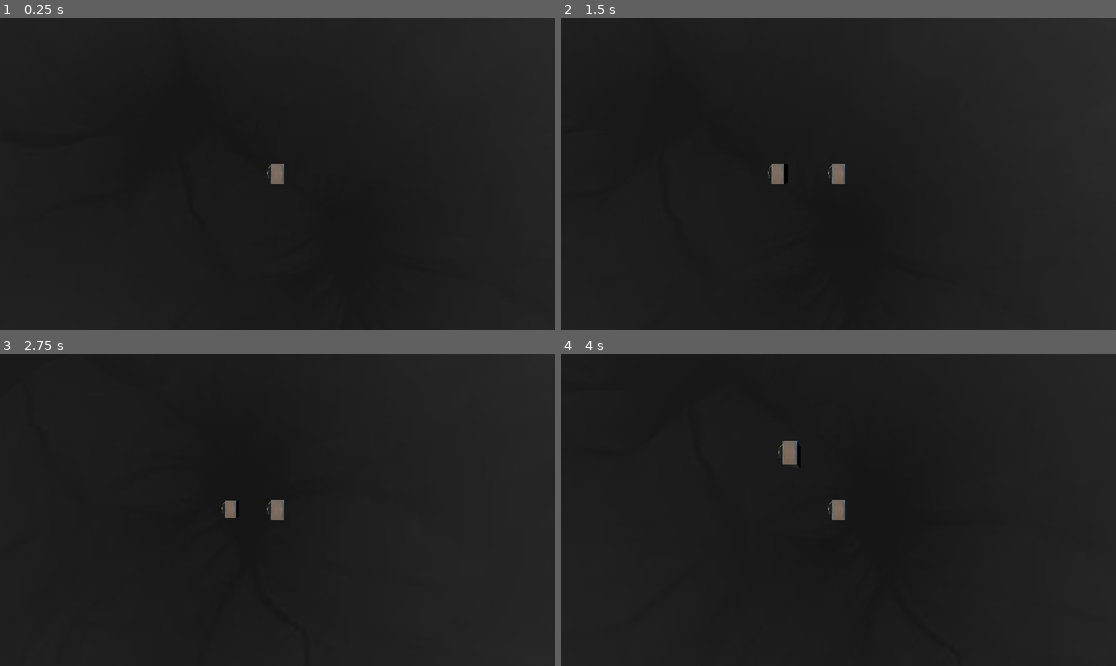
Above: before the commit, frames 1-4 (two rows, left to right).
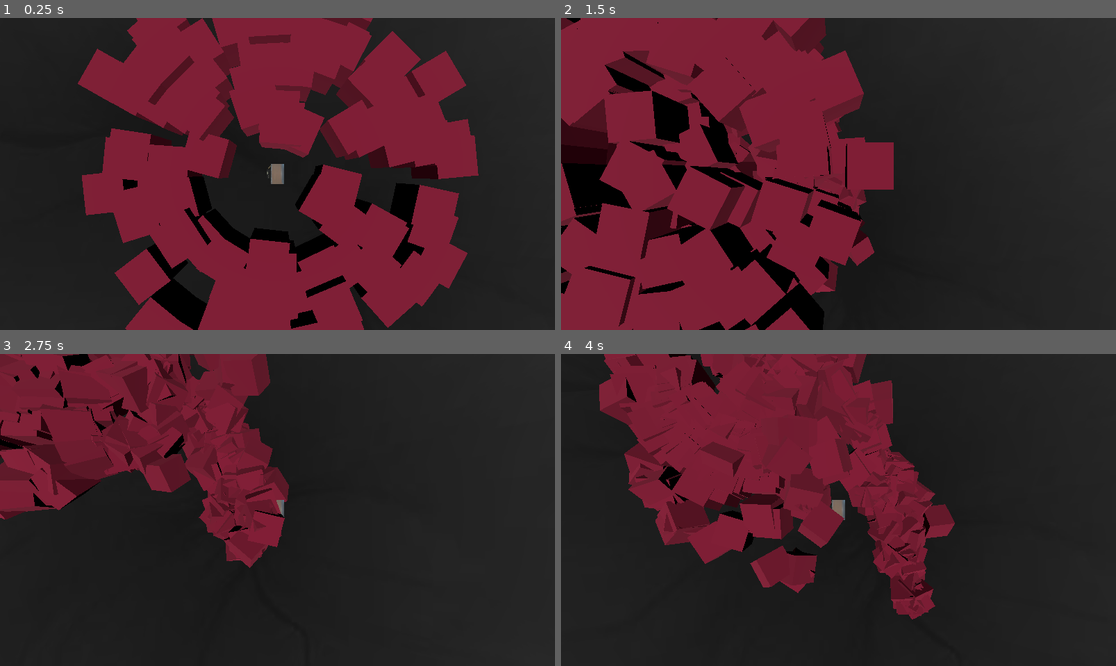
Above: after the commit, the same moments.

Repository: TagDBack/TDB-STB
Game: Godot game, scene res://scenes/levels/level1.tscn
The game is run twice, just before and just after one commit, with the same random seed, the same clock (stepped at 60 frames per second) and the same inputs.
Inputs (mouse positions are in pixels of both pictures, inside the frame that each line leads up to):
- Up to frame 1 (0.25 s): no input
- Up to frame 2 (1.5 s): move the mouse to (960, 158) at 0.52 s; hold D (move_right) 0.53-1.28 s; right-click (960, 158) at 0.6 s; move the mouse to (727, 189) at 1.27 s; hold S (move_down) from 1.28 s (still down); right-click (727, 189) at 1.35 s
- Up to frame 3 (2.75 s): move the mouse to (333, 441) at 2.02 s; release S (move_down) at 2.03 s; hold D (move_right) from 2.03 s (still down); hold Alt (move_slide) from 2.03 s (still down); right-click (333, 441) at 2.3 s
- Up to frame 4 (4 s): move the mouse to (810, 572) at 2.77 s; release D (move_right) at 2.78 s; release Alt (move_slide) at 2.78 s; hold W (move_up) 2.78-3.53 s; tap Shift (move_sprint) at 2.85 s; right-click (810, 572) at 3.05 s; move the mouse to (1005, 556) at 3.52 s; hold A (move_left) from 3.53 s (still down); right-click (1005, 556) at 3.6 s

The runs differ from the first frame. In frame 1, 50% of the frame differs, in the area x 14-87%, y 0-100%; in frame 2, 50%; in frame 3, 24%; in frame 4, 32%.

Commit message:
Integrate weapon, character, and enemy

Diff:
--- a/scenes/entities/test-entity.tscn
+++ b/scenes/entities/test-entity.tscn
@@ -1,7 +1,8 @@
-[gd_scene load_steps=4 format=3 uid="uid://og50iljiyo3u"]
+[gd_scene load_steps=5 format=3 uid="uid://og50iljiyo3u"]
 
-[ext_resource type="PackedScene" uid="uid://jj3g4xpldjeo" path="res://assets/objects/3d/Test-tv/scene.gltf" id="1"]
+[ext_resource type="PackedScene" uid="uid://lwpqpcomo7ls" path="res://assets/objects/3d/Test-tv/scene.gltf" id="1"]
 [ext_resource type="Script" path="res://scripts/test-entity.gd" id="2"]
+[ext_resource type="PackedScene" uid="uid://c8o5kwnn5dlyr" path="res://scenes/entities/melee-weapon/test-melee-weapon.tscn" id="3_p6osh"]
 
 [sub_resource type="SphereShape3D" id="1"]
 
@@ -27,4 +28,6 @@
 [node name="DDT" type="Timer" parent="."]
 wait_time = 0.5
 
+[node name="test-melee-weapon" parent="." instance=ExtResource("3_p6osh")]
+
 [connection signal="timeout" from="DDT" to="." method="_on_ddt_timeout"]
--- a/scripts/melee-weapon.gd
+++ b/scripts/melee-weapon.gd
@@ -32,7 +32,8 @@
 		combo2.stop()
 		cooldown.start()
 	elif Input.is_action_just_pressed("action_melee") and cooldown.is_stopped():
-		self.visible = true
+		change_visibility(true)
+		#self.visible = true
 		is_rotating = true
 		rotate_to = Basis(Vector3.DOWN, deg_to_rad(120)) * self.transform.basis
 		combo1.start()
@@ -41,9 +42,17 @@
 
 func _on_cooldown_timeout():
 	self.transform = origin_rotation
-	self.visible = false
+	change_visibility(false)
+	#self.visible = false
 	is_rotating = false
 
+func change_visibility(trufals):
+	self.visible = trufals
+	self.get_node("Area3D").monitoring = trufals
+
+
 func _enemy_on_body_entered(body_entered):
-	if body_entered.is_class("enemy"):
-		body_entered.damaged(damage)
+	print('masuk')
+	if body_entered is enemy:
+		print("kena")
+		body_entered.take_damage(damage)
--- a/scripts/spawner.gd
+++ b/scripts/spawner.gd
@@ -6,7 +6,7 @@
 @export var delay_batch_spawn = 0.1
 @export var min_radius = 0
 @export var max_radius = 5
-@export var origin = Vector3(0, 0, 0)
+@export var origin = Vector3(0, 10, 0)
 
 func _ready():
 	randomize()
--- a/scripts/test-enemy.gd
+++ b/scripts/test-enemy.gd
@@ -1,4 +1,6 @@
 extends RigidBody3D
+
+class_name enemy
 
 @export var health = 10
 @export var armor = 0
Not shown: 1 places in scenes/entities/drops/test-drop-currency.tscn that only renumber resources
Not shown: 1 places in scenes/entities/melee-weapon/test-melee-weapon.tscn that only renumber resources
Not shown: 1 places in scenes/entities/terrain-lvl1.tscn that only renumber resources
Not shown: 1 places in scenes/entities/test-terrain.tscn that only renumber resources
Not shown: 1 places in scenes/tests/3d-move.tscn that only renumber resources
Not shown: 1 places in scenes/tests/3d-view.tscn that only renumber resources
